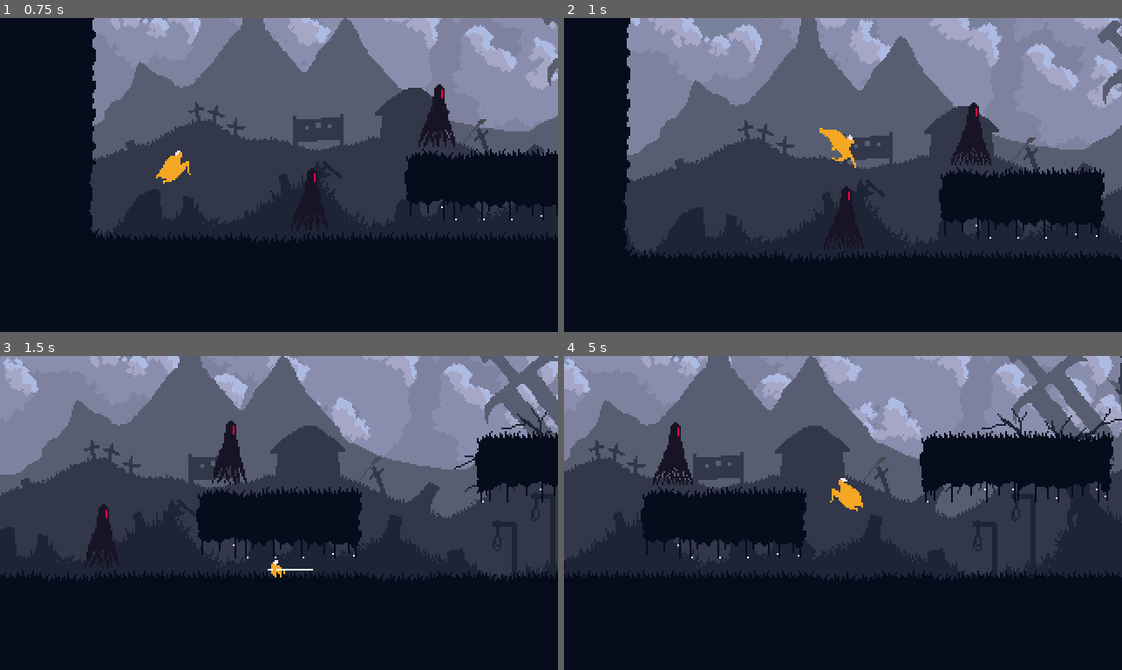
Above: before the commit, frames 1-4 (two rows, left to right).
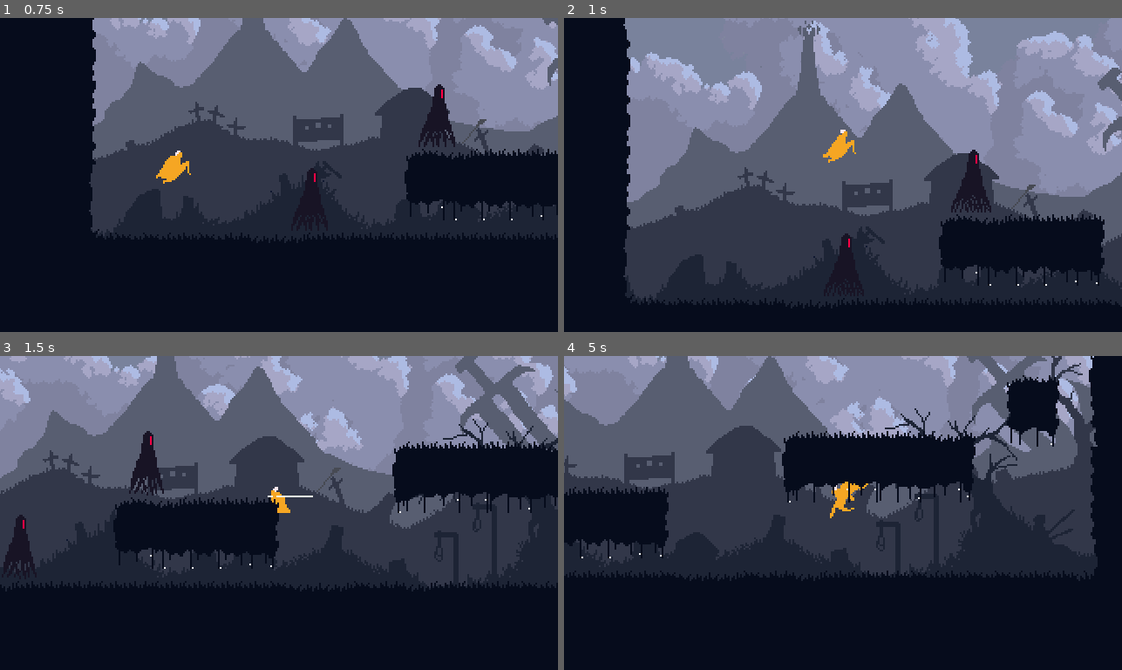
Above: after the commit, the same moments.

Repository: petrik33/bsu-action-platformer
Game: Godot game, scene res://scene/game.tscn
Same seed, same stepped clock (60 frames per second), same inputs: the game is played once before the commit and once after it.
Inputs (mouse positions are in pixels of both pictures, inside the frame that each line leads up to):
- Up to frame 1 (0.75 s): move the mouse to (401, 159) at 0.52 s; hold D (right) from 0.53 s (still down); tap Space (jump) at 0.6 s
- Up to frame 2 (1 s): keep holding D (right); tap Space (jump) at 0.77 s
- Up to frame 3 (1.5 s): keep holding D (right); tap Space (jump) at 1.07 s; move the mouse to (167, 528) at 1.27 s; click (167, 528) at 1.35 s
- Up to frame 4 (5 s): tap Space (jump) at 1.52, 1.55, 1.82, 2.3, 3.02, 3.05, 3.32, 3.6, 3.77, 4.07, 4.52, 4.55, 4.82 s; move the mouse to (898, 443) at 2.02 s; release D (right) at 2.03 s; hold A (left) 2.03-2.78 s; tap Shift (sprint) at 2.1 s; move the mouse to (815, 575) at 2.77 s; hold D (right) 2.78-4.28 s; tap Z (walk) at 2.85 s; move the mouse to (1010, 560) at 3.52 s; move the mouse to (675, 465) at 4.27 s; hold A (left) from 4.28 s (still down); click (675, 465) at 4.35 s

Frame 1 is identical in both runs. In frame 2, 48% of the frame differs, in the area x 10-100%, y 0-93%; in frame 3, 31%; in frame 4, 35%.

Commit message:
Implement multi-jump mechanics
Move jump logic and configuration to the character script to support
multiple jumps across different states, including mid-air jumps during
attacks and falls.

Diff:
--- a/script/character.gd
+++ b/script/character.gd
@@ -8,6 +8,8 @@
 @export var gravity := 900.0
 @export var acceleration := 2000.0
 @export var decceleration := 1250.0
+@export var jump_velocity := 300.0
+@export var jumps_count := 2
 
 
 @export var state_machine: CharacterStateMachine
@@ -18,10 +20,10 @@
 
 
 var speed: float
+var jumps_remaining: int
 
 
 func _ready() -> void:
-	reset_speed()
 	state_machine.initialize(self)
 
 
@@ -80,6 +82,19 @@
 	speed = default_speed
 
 
+func can_jump() -> bool:
+	return jumps_remaining > 0
+
+
+func jump():
+	velocity.y = -jump_velocity
+	jumps_remaining -= 1
+
+
+func reset_jumps():
+	jumps_remaining = jumps_count
+
+
 func flip(direction: float):
 	visuals.scale.x = sign(direction)
 	hit_box.scale.x = sign(direction)
--- a/script/character/fsm/states/attack.gd
+++ b/script/character/fsm/states/attack.gd
@@ -10,5 +10,14 @@
 	character.animation_finished.disconnect(_on_animation_finished)
 
 
+func handle_input() -> StringName:
+	if Input.is_action_just_pressed("jump") and character.can_jump():
+		character.jump()
+	return ""
+
+
 func _on_animation_finished(anim_name: StringName):
-	_transition("idle")
+	if character.is_on_floor():
+		_transition("idle")
+	else:
+		_transition("fall")
--- a/script/character/fsm/states/fall.gd
+++ b/script/character/fsm/states/fall.gd
@@ -6,6 +6,8 @@
 
 
 func handle_input() -> StringName:
+	if Input.is_action_just_pressed("jump") and character.can_jump():
+		return "jump"
 	if Input.is_action_just_pressed("click"):
 		return "attack"
 	return ""
--- a/script/character/fsm/states/idle.gd
+++ b/script/character/fsm/states/idle.gd
@@ -4,6 +4,7 @@
 func enter(_from: CharacterStateBase):
 	character.set_animation("idle")
 	character.reset_speed()
+	character.reset_jumps()
 
 
 func handle_input() -> StringName:
--- a/script/character/fsm/states/jump.gd
+++ b/script/character/fsm/states/jump.gd
@@ -1,15 +1,14 @@
 class_name CharacterStateJump extends CharacterStateBase
 
 
-@export var jump_velocity := 300.0
-
-
 func enter(from: CharacterStateBase):
-	character.velocity.y = -jump_velocity
+	character.jump()
 	character.set_animation("jump_up")
 
 
 func handle_input() -> StringName:
+	if Input.is_action_just_pressed("jump") and character.can_jump():
+		character.jump()
 	if Input.is_action_just_pressed("click"):
 		return "attack"
 	return ""
